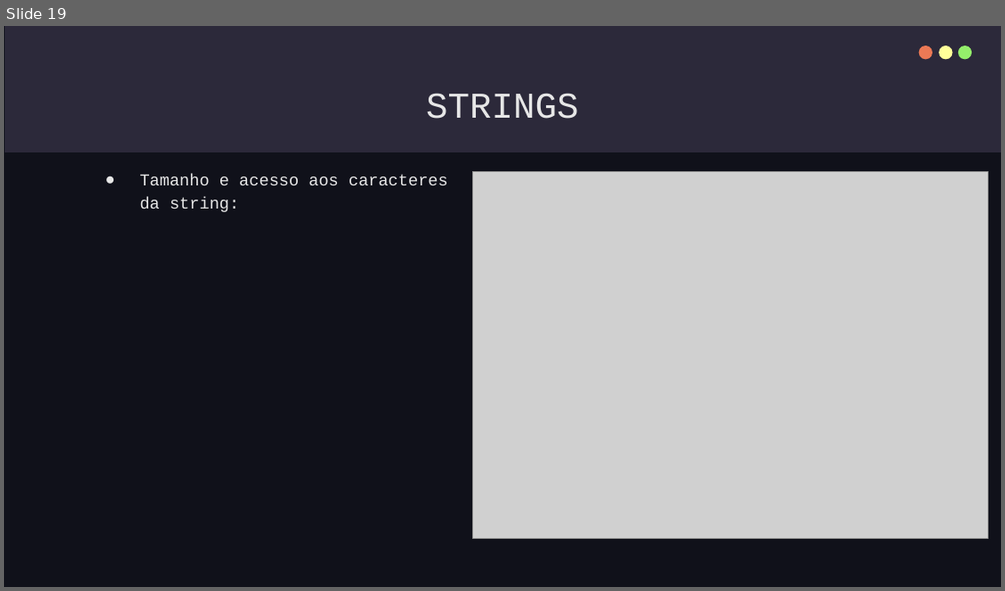
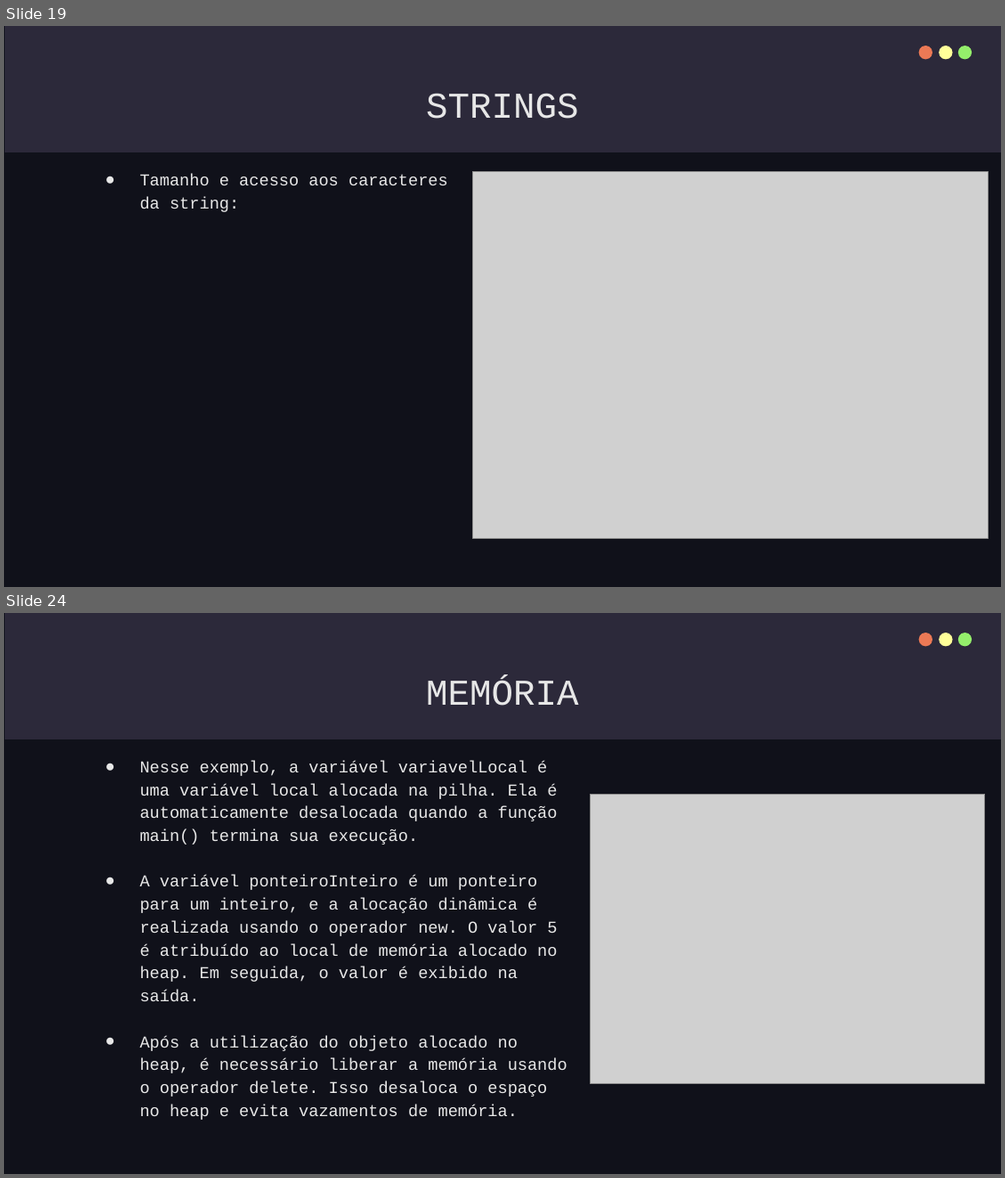
Before and after one commit to IgorTorquatto/Prolog, a slide deck: C++.pptx. Shown one above the other, each under a label of ours: slide 19 before the commit, slides 19 and 24 after it; the slides between them are not shown. The pictures are 1005x591 and 1005x1178 pixels, drawn with LibreOffice and Linux fonts; fonts in the diff are those of the drawing; grey boxes stand for pictures. Boxes give left, top, right and bottom in pixels: in the first picture for what was removed or moved away, otherwise in the second. Text is boxed around its words. In the diff, an @@ line names an element or a change of style, - is before the commit and + after.

```diff
--- a/C++.pptx
+++ b/C++.pptx
@@ slide 24 added at [4,613,1001,1174], background #10111A; not listed: 4 template elements that a slide beside it also shows @@
@@ title added at [426,680,579,706], 35 pt, text #E7E7E7 @@
+MEMÓRIA
@@ text added at [140,761,567,1119], 16 pt, text #E7E7E7 @@
+● Nesse exemplo, a variável variavelLocal é uma variável local alocada na pilha. Ela é automaticamente desalocada quando a função main() termina sua execução.
+● A variável ponteiroInteiro é um ponteiro para um inteiro, e a alocação dinâmica é realizada usando o operador new. O valor 5 é atribuído ao local de memória alocado no heap. Em seguida, o valor é exibido na saída.
+● Após a utilização do objeto alocado no heap, é necessário liberar a memória usando o operador delete. Isso desaloca o espaço no heap e evita vazamentos de memória.
@@ picture added at [591,794,985,1083] @@
```
Also in this commit, not shown: 1 slide changed, 18 other slides added, 1 slide removed.
